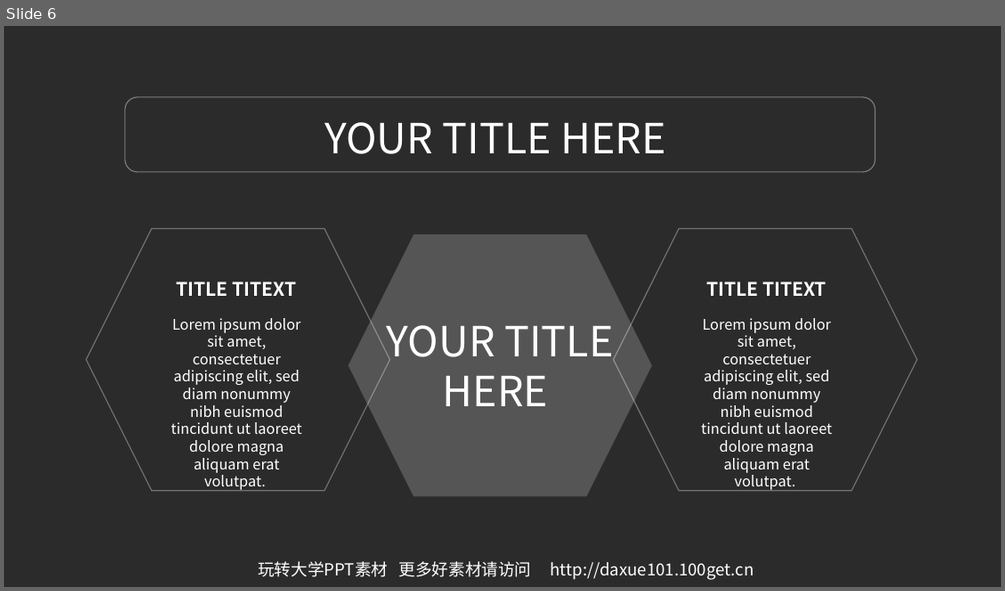
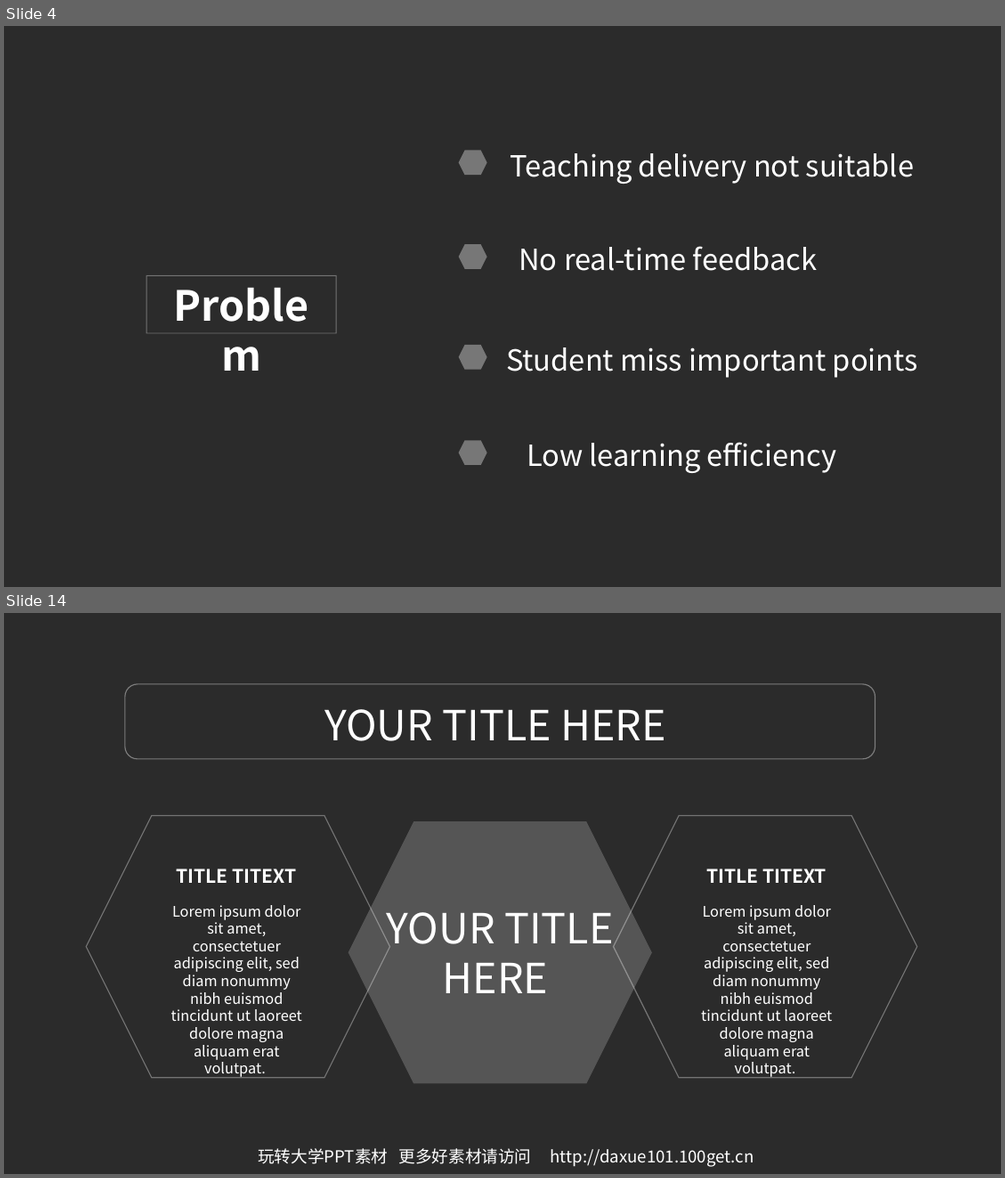
Before and after one commit to JengTallis/ECJam-1, a slide deck: 03.玩转大学PPT高档模板-IOS风格简约蓝ppt模板.ppt. Shown one above the other, each under a label of ours: slide 6 before the commit, slides 4 and 14 after it; the slides between them are not shown. The pictures are 1005x591 and 1005x1178 pixels, drawn with LibreOffice and Linux fonts; fonts in the diff are those of the drawing; background and template pictures are left out; a plain dark background stands for a picture behind light text. Boxes give left, top, right and bottom in pixels: in the first picture for what was removed or moved away, otherwise in the second. Text is boxed around its words. In the diff, an @@ line names an element or a change of style, - is before the commit and + after.

```diff
--- a/03.玩转大学PPT高档模板-IOS风格简约蓝ppt模板.ppt
+++ b/03.玩转大学PPT高档模板-IOS风格简约蓝ppt模板.ppt
@@ slide 4 added at bbox=[4, 26, 1001, 587], background picture (left out) @@
@@ hexagon added at bbox=[458, 150, 486, 175], fill #FFFFFF at 36% opacity @@
@@ text added at bbox=[510, 153, 914, 184], 28 pt, text #FFFFFF @@
+Teaching delivery not suitable
@@ hexagon added at bbox=[458, 244, 486, 269], fill #FFFFFF at 36% opacity @@
@@ text added at bbox=[518, 246, 817, 271], 28 pt, text #FFFFFF @@
+No real-time feedback
@@ rectangle added at bbox=[146, 275, 337, 333], outline #FFFFFF 0.74 pt, 40 pt, text #FFFFFF, bold @@
+Problem
@@ hexagon added at bbox=[458, 345, 486, 369], fill #FFFFFF at 36% opacity @@
@@ text added at bbox=[506, 347, 918, 378], 28 pt, text #FFFFFF @@
+Student miss important points
@@ hexagon added at bbox=[458, 440, 486, 465], fill #FFFFFF at 36% opacity @@
@@ text added at bbox=[526, 442, 836, 473], 28 pt, text #FFFFFF @@
+Low learning efficiency
@@ what was slide 6 is now slide 14 @@
```
Also in this commit, not shown: 5 slides changed, 12 other slides added, 4 slides removed, 1 other file.
